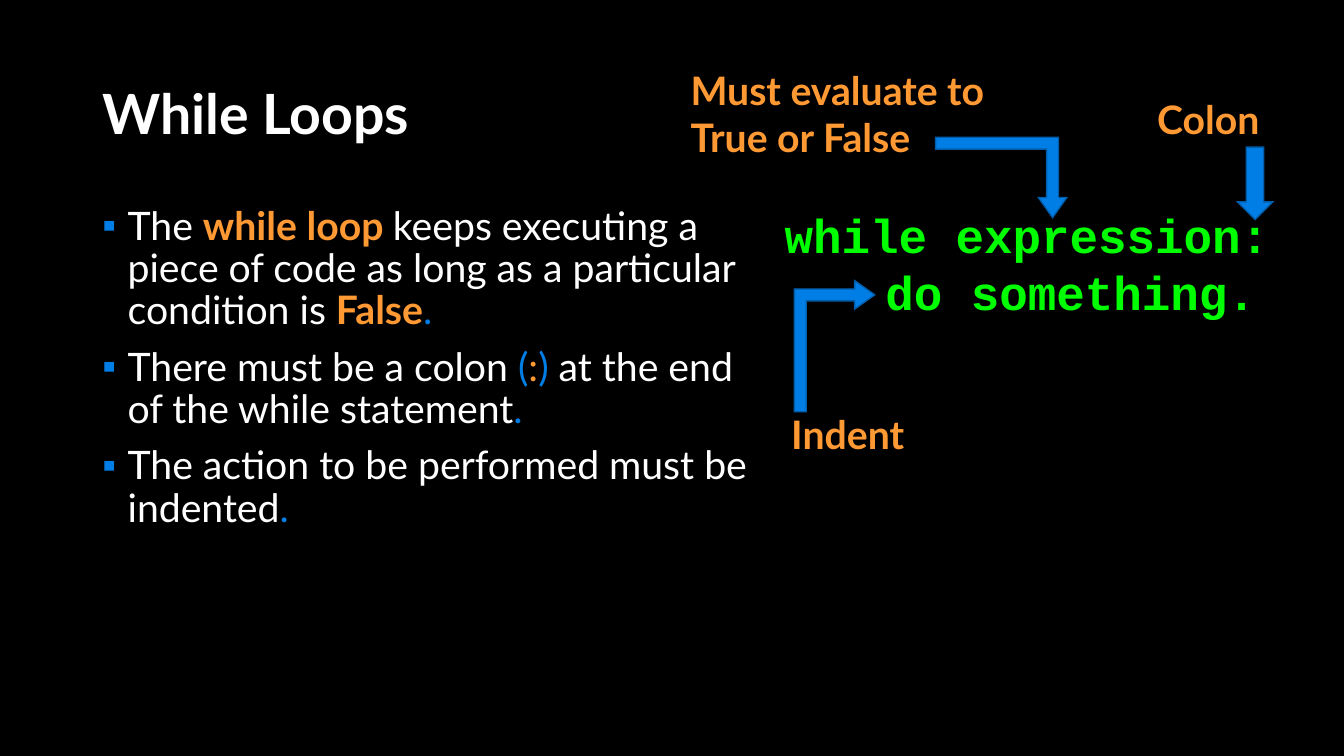
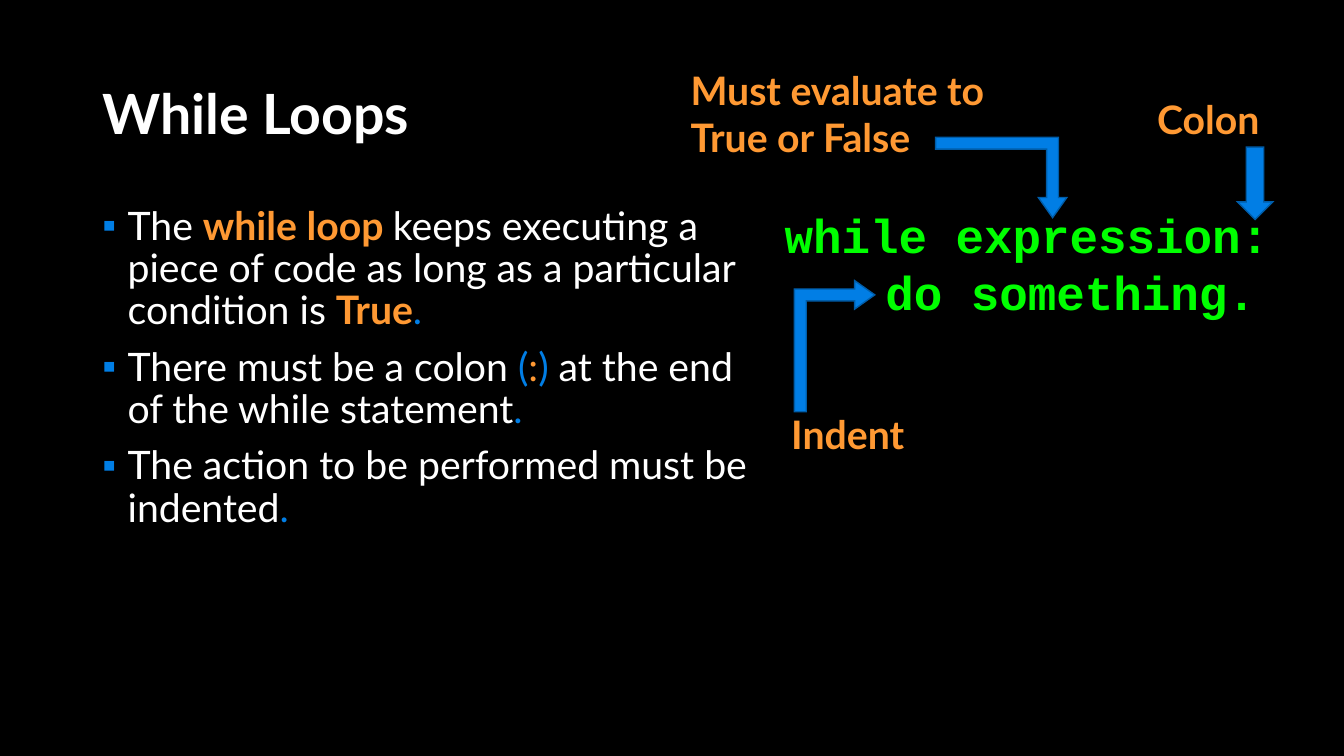
Before and after one commit to APS106/APS106-winter-2023-kinsella-goodfellow, a slide deck: slide 3 of lectures/week4/lecture2/slides/week4_lecture2.pptx. Drawn at 1344x756 pixels with LibreOffice and Linux fonts; fonts in the diff are those of the drawing; background and template pictures are left out. Boxes give left, top, right and bottom in pixels: in the first picture for what was removed or moved away, otherwise in the second. Text is boxed around its words. In the diff, an @@ line names an element or a change of style, - is before the commit and + after.

```diff
--- a/lectures/week4/lecture2/slides/week4_lecture2.pptx
+++ b/lectures/week4/lecture2/slides/week4_lecture2.pptx
@@ text at [128,211,736,325]: text changed @@
-▪ The while loop keeps executing a piece of code as long as a particular condition is False.
+▪ The while loop keeps executing a piece of code as long as a particular condition is True.
```
Also in this commit, not shown: 8 other files.
